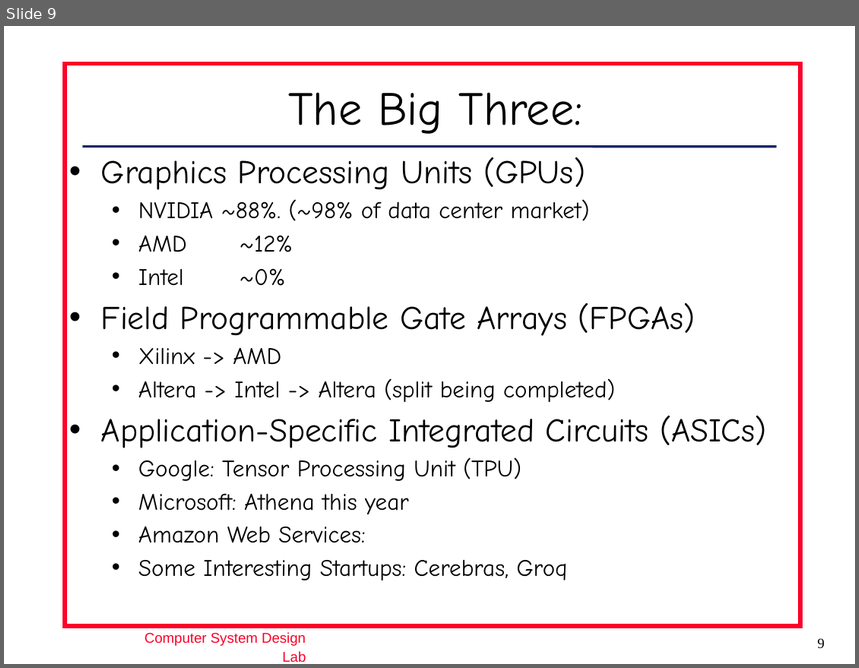
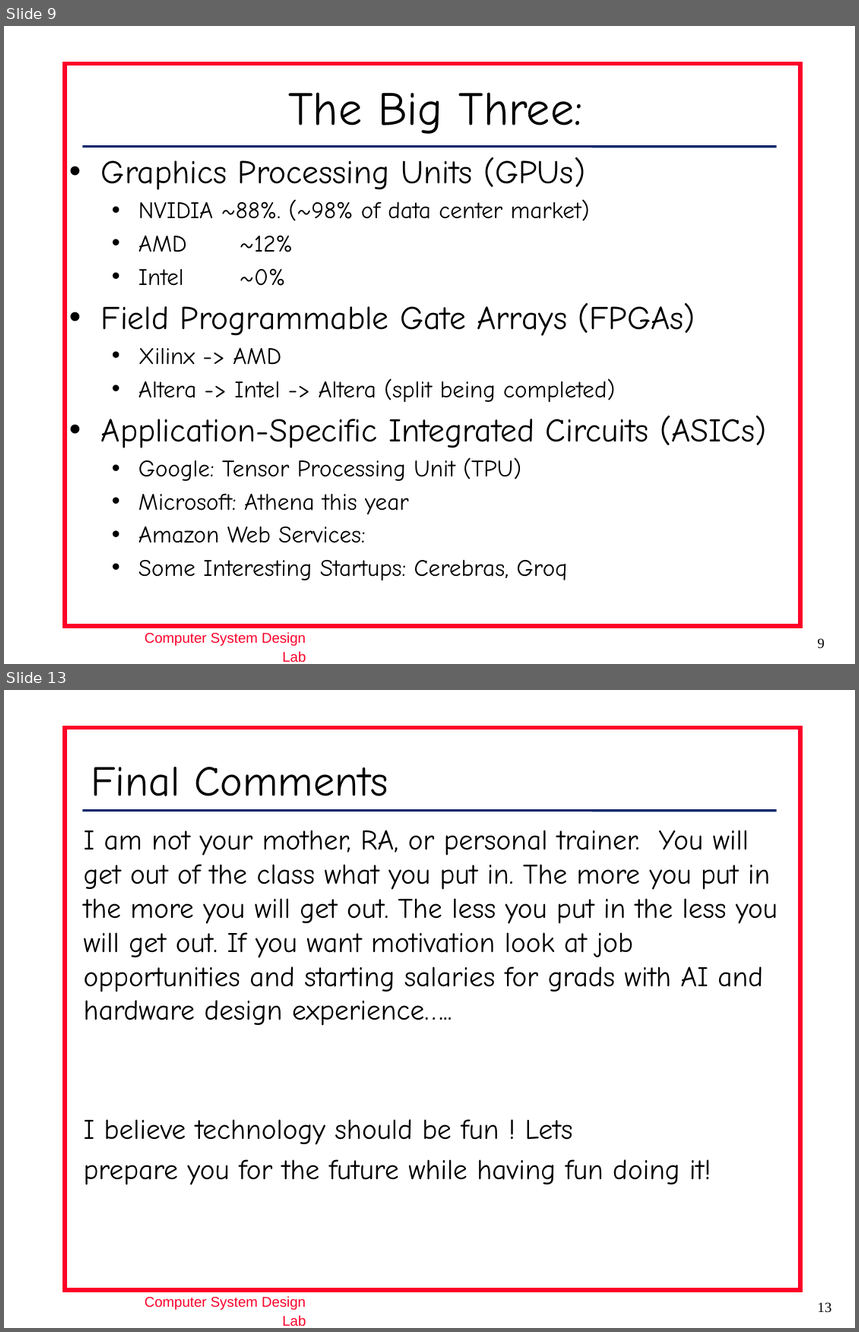
Before and after one commit to hthreads/hthreads.github.io, a slide deck: _modules/domain-specific-accelerators/Intro.pptx. Shown one above the other, each under a label of ours: slide 9 before the commit, slides 9 and 13 after it; the slides between them are not shown. The pictures are 859x668 and 859x1332 pixels, drawn with LibreOffice and Linux fonts; fonts in the diff are those of the drawing; background and template pictures are left out. Boxes give left, top, right and bottom in pixels: in the first picture for what was removed or moved away, otherwise in the second. Text is boxed around its words. In the diff, an @@ line names an element or a change of style, - is before the commit and + after.

```diff
--- a/_modules/domain-specific-accelerators/Intro.pptx
+++ b/_modules/domain-specific-accelerators/Intro.pptx
@@ slide 13 added at (4, 690, 855, 1328), background #FFFFFF; not listed: 4 template elements that a slide beside it also shows @@
@@ title added at (91, 767, 389, 796), 36 pt, text #000000 @@
+Final Comments
@@ text added at (84, 830, 778, 1186), 24 pt, text #000000 @@
+I am not your mother, RA, or personal trainer. You will get out of the class what you put in. The more you put in the more you will get out. The less you put in the less you will get out. If you want motivation look at job opportunities and starting salaries for grads with AI and hardware design experience…..
+I believe technology should be fun ! Lets
+prepare you for the future while having fun doing it!
```
Also in this commit, not shown: 6 slides changed, 1 other file.
